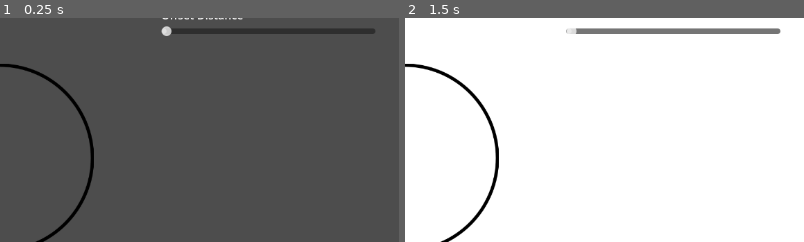
Above: before the commit, frames 1-2 (left to right).
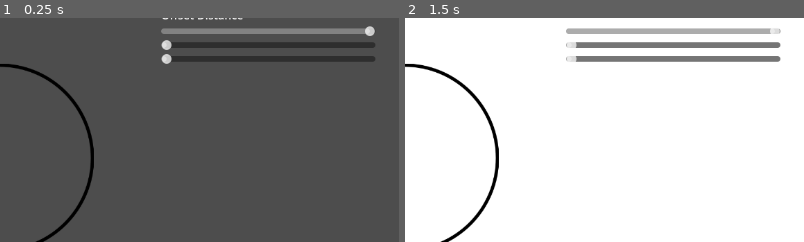
Above: after the commit, the same moments.

Repository: Juju-brz/GDVJ
Game: Godot game, scene res://Rose_window_v02.tscn
The game is run twice, just before and just after one commit, with the same random seed, the same clock (stepped at 60 frames per second) and the same inputs. This scene is started directly instead of the project's main scene.
Inputs (mouse positions are % of the whole screen's width and height, from its top left):
- Up to frame 1 (0.25 s): no input
- Up to frame 2 (1.5 s): click "Animation" at 0.5 s; click (30, 90) at 1.25 s
The pictures show only the part of the screen within x 50-100%, y 34-84%; the shares and areas given below are measured in that part.

The runs differ from the first frame. In frame 1, 4.4% of the frame differs, in the area x 40-94%, y 3-21%; in frame 2, 4.2%.

Commit message:
commit 2 - Pattern Superposition - problem : fps - solution: pooling?

Diff:
--- a/Rose_window_script_01.gd
+++ b/Rose_window_script_01.gd
@@ -1,20 +1,32 @@
 extends Node2D
 
 #### VARIABLES ####
-@export var RADIUS: float = 50.0         # Radius of each circle
-@export var SPACING: float = 50.0        # Angular spacing between sprites
-@export var NB_DUPLICATES: int = 6       # Number of sprites per circle
-@export var NB_GROUPS: int = 1           # Number of duplicated groups
-@export var GROUP_OFFSET_MULT: float = 3.0  # Multiplier for offset distance
+@export var RADIUS: float = 30.0	# Radius of each circle
+@export var SPACING: float = 50.0	# Angular spacing between sprites
+@export var NB_DUPLICATES: int = 6	# Number of sprites per circle
+# New variables for Grid Control:
+@export var GRID_WIDTH: int = 5         # Number of groups horizontally
+@export var GRID_HEIGHT: int = 4        # Number of groups vertically
+@export var GRID_SPACING_MULT: float = 5.0 # Multiplier for distance between grid centers
+# Removed NB_GROUPS and GROUP_OFFSET_MULT as they are replaced by the grid variables
+
+@export var Angle_rotation:float = 15.0
+
+### ROTATION VARIABLES ###
+var group_data: Array = []
+var base_rotation_speed: float = 0.5
+var overall_rotation: float = 0.0
+var overall_rotation_speed: float = deg_to_rad(10.0)
 
 ### CONTROLS ###
 @onready var control = $Control
 var hide: bool = false
 
-@onready var slider = $Control/VBoxContainer/HSlider               # Number of sprites per circle
-@onready var slider_spacing = $Control/VBoxContainer/HSlider_spacing  # Spacing
-@onready var slider_nb_groups = $Control/VBoxContainer/HSlider_nb_groups
-@onready var slider_group_offset = $Control/VBoxContainer/HSlider_group_offset
+@onready var slider = $Control/VBoxContainer/HSlider
+@onready var slider_spacing = $Control/VBoxContainer/HSlider_spacing
+# Assuming you will now use sliders to control GRID_WIDTH/HEIGHT instead of NB_GROUPS/GROUP_OFFSET
+@onready var slider_grid_width = $Control/VBoxContainer/HSlider_grid_width # You'll need to update your scene
+@onready var slider_grid_height = $Control/VBoxContainer/HSlider_grid_height # You'll need to update your scene
 
 var duplicated_spriteslist: Array = []
 
@@ -24,6 +36,57 @@
 		sprite.queue_free()
 	duplicated_spriteslist.clear()
 
+# --- MODIFIED: Uses GRID_WIDTH/HEIGHT for brick pattern ---
+func setup_group_data():
+	group_data.clear()
+
+	# Compute offsets for groups (center points of each brick/cell)
+	var group_offsets: Array = []
+	var cell_width = RADIUS * GRID_SPACING_MULT
+	var cell_height = RADIUS * GRID_SPACING_MULT * sqrt(3.0) / 2.0
+
+	var row_offset_x_final = 0.0 # **<-- FIX 1: Declare outside the main loop**
+
+	for row in range(GRID_HEIGHT):
+		# Determine the horizontal offset for the staggered effect
+		var row_offset_x = 0.0
+		if row % 2 != 0: # Every second row is offset (the "stagger")
+			row_offset_x = cell_width / 2.0
+
+		# **<-- FIX 2: Store the offset of the last row for centering**
+		if row == GRID_HEIGHT - 1:
+			row_offset_x_final = row_offset_x
+
+		for col in range(GRID_WIDTH):
+			var x = col * cell_width + row_offset_x
+			var y = row * cell_height
+
+			group_offsets.append(Vector2(x, y))
+
+	# Center the entire grid
+	# Use the value stored from the last row (or calculated before)
+	var total_width = (GRID_WIDTH - 1) * cell_width + row_offset_x_final
+	var total_height = (GRID_HEIGHT - 1) * cell_height
+	var center_offset = Vector2(total_width / 2.0, total_height / 2.0)
+
+	# Assign unique rotation speed and center the group offsets
+	var rotation_speeds = [
+		base_rotation_speed * 1.0,
+		base_rotation_speed * 1.2,
+		-base_rotation_speed * 0.8,
+		-base_rotation_speed * 1.5,
+		base_rotation_speed * 0.9,
+		-base_rotation_speed * 1.1,
+	]
+
+	for i in range(group_offsets.size()):
+		var speed = rotation_speeds[i % rotation_speeds.size()]
+		group_data.append({
+			"offset": group_offsets[i] - center_offset, # Apply centering here
+			"rotation_speed": speed,
+			"current_rotation": 0.0
+		})
+
 func draw_board():
 	var center = get_local_mouse_position()
 	var original_sprite = $Square
@@ -31,42 +94,58 @@
 		print("No Sprite2D found")
 		return
 
-	# Compute offsets for groups
-	var group_offsets: Array = []
-	group_offsets.append(Vector2(0, 0)) # main group
-	var offset_distance = RADIUS * GROUP_OFFSET_MULT
+	# Redraw based on group_data
+	for group in group_data:
+		var group_offset = group.offset
+		var current_group_rotation = group.current_rotation
 
-	# create other groups in +/- directions
-	for i in range(1, NB_GROUPS + 1):
-		group_offsets.append(Vector2(offset_distance * i, offset_distance * i))
-		group_offsets.append(Vector2(-offset_distance * i, offset_distance * i))
-		group_offsets.append(Vector2(offset_distance * i, -offset_distance * i))
-		group_offsets.append(Vector2(-offset_distance * i, -offset_distance * i))
+		# 1. Apply the overall board rotation to the group's offset
+		var rotated_group_offset = group_offset.rotated(overall_rotation)
 
-	# Draw each group
-	for group_offset in group_offsets:
 		for i in range(NB_DUPLICATES):
-			var angle = i * SPACING
+			var angle = deg_to_rad(i * SPACING)
+
+			# 2. Calculate the sprite's position relative to its group center (local rotation)
+			var radius_vector = Vector2(cos(angle), sin(angle)) * RADIUS
+			var rotated_radius_vector = radius_vector.rotated(current_group_rotation)
+
 			var duplicated_sprite = original_sprite.duplicate()
 			add_child(duplicated_sprite)
-			duplicated_sprite.position = center + group_offset + Vector2(cos(angle), sin(angle)) * RADIUS
+
+			# 3. Final Position Calculation: Main Center + Rotated Group Offset + Rotated Radius Vector
+			duplicated_sprite.position = center + rotated_group_offset + rotated_radius_vector
+
 			duplicated_sprite.rotation = angle
 			duplicated_sprite.show()
 			duplicated_spriteslist.append(duplicated_sprite)
 
 func _ready() -> void:
 	NB_DUPLICATES = clamp(NB_DUPLICATES, 0, 100)
-	$Square.hide()  # hide the original sprite
+	$Square.hide()
+	setup_group_data()
 
 func _process(delta: float) -> void:
-	# Update sliders
+
+	# --- Update Overall Board Rotation ---
+	overall_rotation += overall_rotation_speed * delta
+
+	# Check if group structure has changed
+	var new_grid_width = int(slider_grid_width.value)
+	var new_grid_height = int(slider_grid_height.value)
+
+	if new_grid_width != GRID_WIDTH or new_grid_height != GRID_HEIGHT:
+		GRID_WIDTH = new_grid_width
+		GRID_HEIGHT = new_grid_height
+		setup_group_data() # Re-setup the groups if their number changes
+
+	# Update other sliders
 	NB_DUPLICATES = int(slider.value)
 	SPACING = slider_spacing.value
-	NB_GROUPS = int(slider_nb_groups.value)
-	GROUP_OFFSET_MULT = slider_group_offset.value
 
-	# Redraw every frame
+	# Update Rotation of each individual group
+	for group in group_data:
+		group.current_rotation += group.rotation_speed * delta
+
+	# Redraw
 	clear_board()
 	draw_board()
-
-	# Hide / Show Con
--- a/Rose_window_v02.tscn
+++ b/Rose_window_v02.tscn
@@ -11,8 +11,13 @@
 [node name="VBoxContainer" parent="Control" index="0"]
 offset_bottom = 334.0
 
+[node name="HSlider" parent="Control/VBoxContainer" index="1"]
+min_value = 3.0
+value = 3.0
+
 [node name="HSlider_spacing" parent="Control/VBoxContainer" index="4"]
-max_value = 400.0
+min_value = 60.0
+value = 60.0
 
 [node name="Label3" type="Label" parent="Control/VBoxContainer" index="5"]
 layout_mode = 2
@@ -20,9 +25,9 @@
 
 [node name="HSlider_nb_groups" type="HSlider" parent="Control/VBoxContainer" index="6"]
 layout_mode = 2
-min_value = 50.0
-max_value = 400.0
-value = 50.0
+min_value = 3.0
+max_value = 5.0
+value = 3.0
 
 [node name="Label4" type="Label" parent="Control/VBoxContainer" index="7"]
 layout_mode = 2
@@ -30,6 +35,16 @@
 
 [node name="HSlider_group_offset" type="HSlider" parent="Control/VBoxContainer" index="8"]
 layout_mode = 2
+min_value = 3.0
+max_value = 5.0
+value = 5.0
+
+[node name="HSlider_grid_width" type="HSlider" parent="Control/VBoxContainer" index="9"]
+layout_mode = 2
+min_value = 25.0
+value = 25.0
+
+[node name="HSlider_grid_height" type="HSlider" parent="Control/VBoxContainer" index="10"]
+layout_mode = 2
 min_value = 50.0
-max_value = 400.0
 value = 50.0
